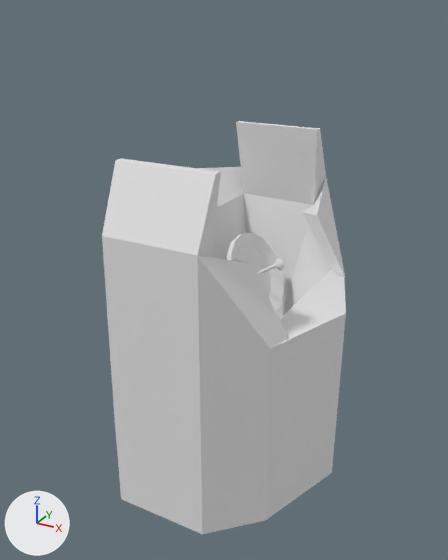
The FBX model Assets/Meshes/Checkpoint.fbx, before and after one commit.
Rendered twice from a 50 mm lens placed at (2.42, -5.42, 4.78), pointed at (-0.49, -0.13, 2.14). Every picture has the same lights, and +X, +Y and +Z are marked at lower left.
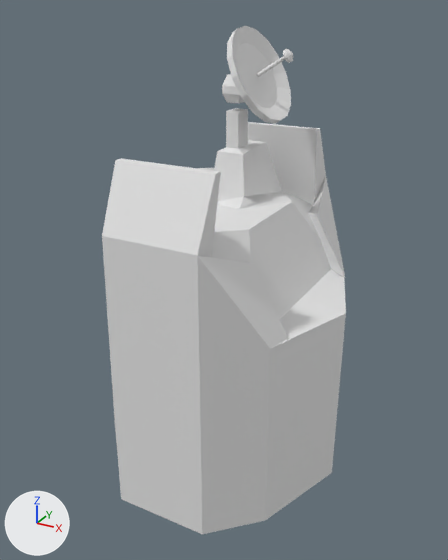
Edits to the bpy script that builds the scene:
```text
Change me_cube:
    where me_cube.from_pydata(...)  # 237 vertices, 222 faces; spans x -1.67..0.82, y -1.47..1.47, z 0.01..3.57
    used by ob_cube; location = (0.0, 0.0, 0.0)
    me_cube part 1: the loose piece of 22 vertices spanning x -0.68..-0.4, y 0.17..0.43, z 1.82..2.08 is moved by (0.0, 0.0, 2.1)
    me_cube part 2: the loose piece of 144 vertices spanning x -0.56..0.02, y -0.2..0.76, z 1.64..2.53 is moved by (0.0, 0.0, 2.1)
    me_cube part 3: all 10 vertices in x -0.75..-0.02, y -1.01..1.01, z 1.16..1.28 are moved by (0.0, 0.0, 1.74)
    me_cube part 4: all 12 vertices in x -0.71..-0.42, y 0.13..0.74, z 1.33..1.74 are moved by (0.0, 0.0, 2.1)
```

Changed parts and their boxes (x1, y1, x2, y2) in the pictures (448 x 560 px; the box of a moved part takes in the faces that stretch with it):
'Cube', reshaped (23% taller)
    before: (102, 121, 346, 534)
    after: (102, 26, 346, 534)
part 1 of me_cube, moved or reshaped (not visible before)
    after: (222, 74, 244, 103)
part 2 of me_cube, moved or reshaped
    before: (227, 233, 284, 311)
    after: (227, 26, 293, 124)
part 3 of me_cube, moved or reshaped
    before: (212, 194, 331, 320)
    after: (212, 142, 331, 320)
part 4 of me_cube, moved or reshaped (not visible before)
    after: (218, 108, 265, 154)
